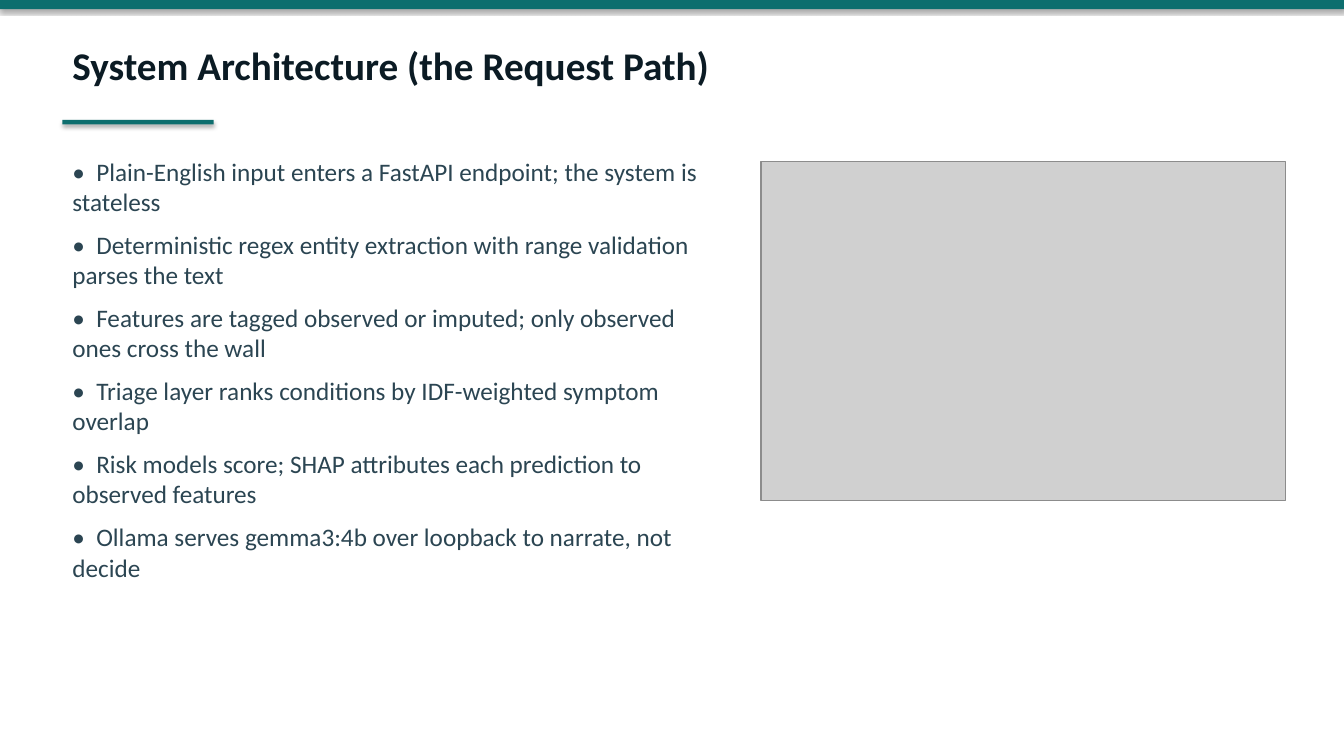
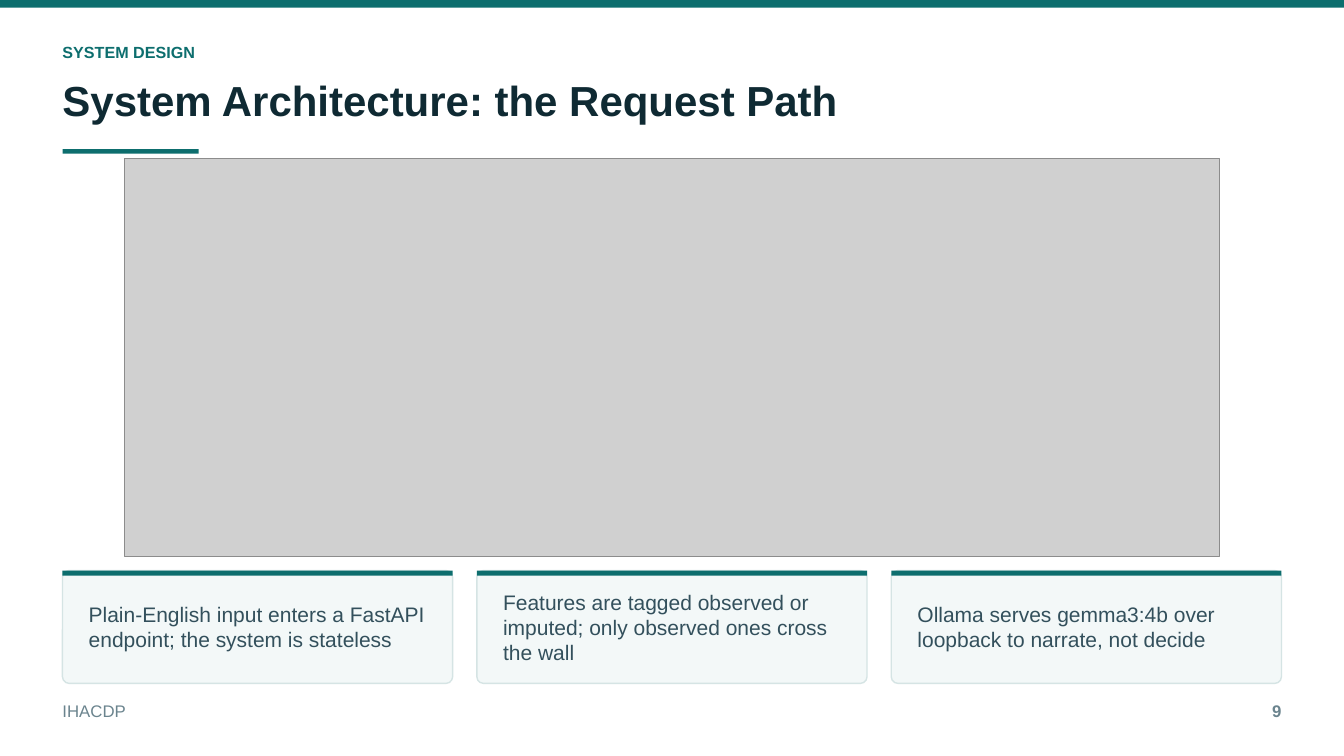
Before and after one commit to thanishq0110/IHACDP, a slide deck: slide 9 of docs/IHACDP_Presentation.pptx. Drawn at 1344x756 pixels with LibreOffice and Linux fonts; fonts in the diff are those of the drawing; grey boxes stand for pictures. Boxes give left, top, right and bottom in pixels: in the first picture for what was removed or moved away, otherwise in the second. Text is boxed around its words. In the diff, an @@ line names an element or a change of style, - is before the commit and + after.

```diff
--- a/docs/IHACDP_Presentation.pptx
+++ b/docs/IHACDP_Presentation.pptx
@@ rectangle at [0, 0, 1344, 7]: shadow off @@
@@ text added at [62, 46, 195, 58], 11.5 pt, text #0D6E6E, bold @@
+SYSTEM DESIGN
@@ text at [62, 85, 837, 125]: text changed; size 28 to 30 pt; font Calibri to Arial; text colour #0B1B24 to #0F2A33 @@
-System Architecture (the Request Path)
+System Architecture: the Request Path
@@ rectangle at [63, 149, 199, 153]: shadow off @@
@@ rectangle: place and size @@
-rectangle at [63, 120, 214, 124]
+rectangle at [63, 149, 199, 153]
@@ text removed at [72, 163, 697, 577] @@
-• Plain-English input enters a FastAPI endpoint; the system is stateless
-• Deterministic regex entity extraction with range validation parses the text
-• Features are tagged observed or imputed; only observed ones cross the wall
-• Triage layer ranks conditions by IDF-weighted symptom overlap
-• Risk models score; SHAP attributes each prediction to observed features
-• Ollama serves gemma3:4b over loopback to narrate, not decide
@@ picture added at [125, 158, 1220, 557] @@
@@ picture removed at [761, 161, 1286, 500] @@
@@ rounded rectangle added at [63, 571, 453, 684], fill #F3F8F8, outline #D5E4E4 1 pt @@
@@ rectangle added at [63, 571, 453, 576], fill #0D6E6E @@
@@ rounded rectangle added at [477, 571, 867, 684], fill #F3F8F8, outline #D5E4E4 1 pt @@
@@ rectangle added at [477, 571, 867, 576], fill #0D6E6E @@
@@ text added at [503, 594, 827, 660], 15 pt, text #33505C @@
+Features are tagged observed or imputed; only observed ones cross the wall
@@ rounded rectangle added at [891, 571, 1281, 684], fill #F3F8F8, outline #D5E4E4 1 pt @@
@@ rectangle added at [891, 571, 1281, 576], fill #0D6E6E @@
@@ text added at [89, 606, 425, 652], 15 pt, text #33505C @@
+Plain-English input enters a FastAPI endpoint; the system is stateless
@@ text added at [917, 606, 1215, 652], 15 pt, text #33505C @@
+Ollama serves gemma3:4b over loopback to narrate, not decide
@@ text added at [62, 705, 125, 717], 12 pt, text #6B848E @@
+IHACDP
@@ text added at [1272, 705, 1281, 717], 12 pt, text #6B848E, bold @@
+9
```
Also in this commit, not shown: 18 other slides changed, 1 slide added, 1 slide removed, 14 other files.
